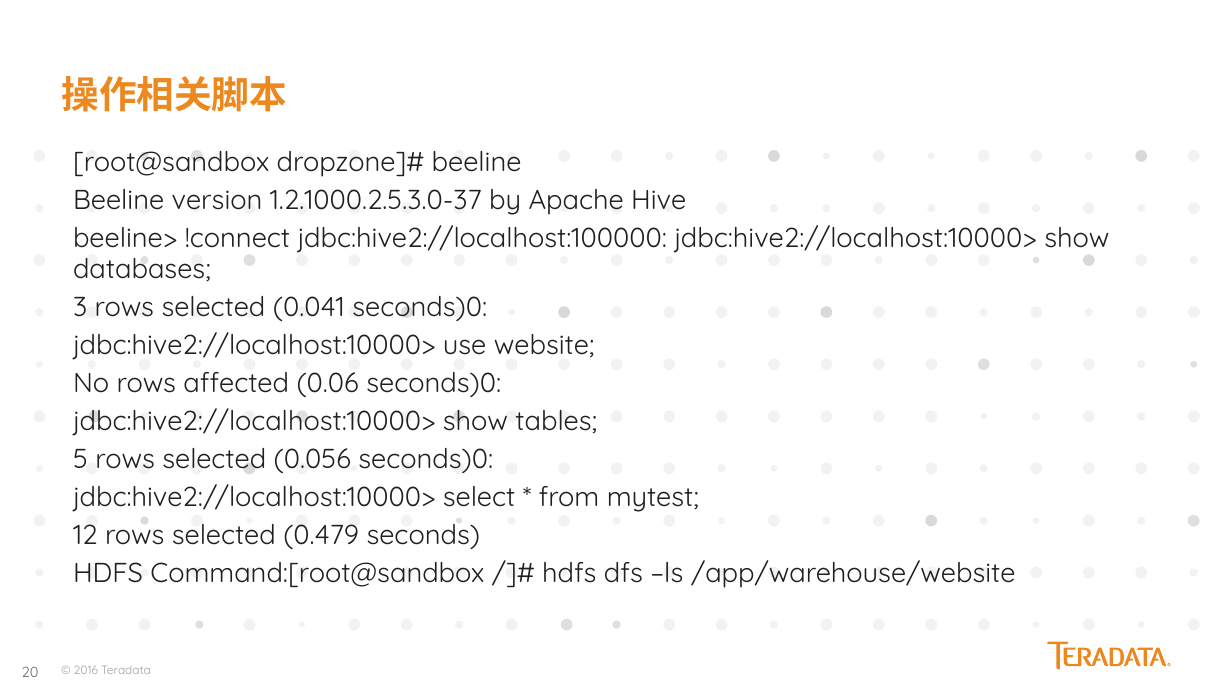
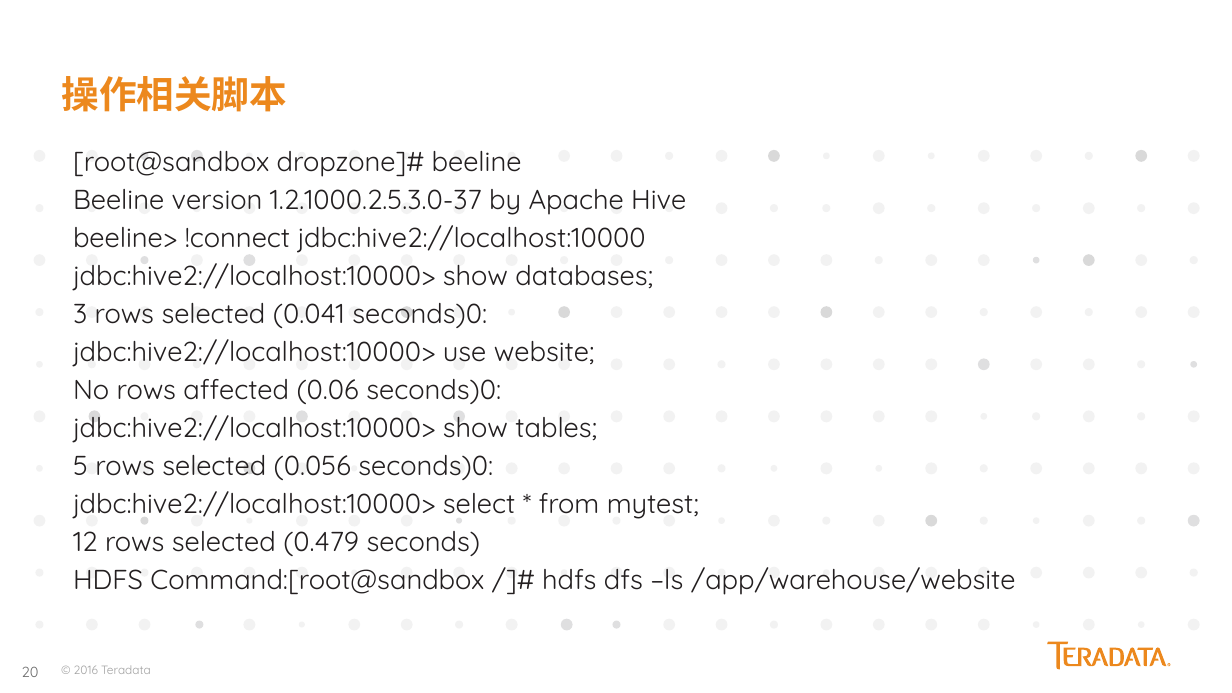
Before and after one commit to yaoran2000/MyTeradata, a slide deck: slide 20 of slides/Kylo配置与使用.pptx. Drawn at 1232x693 pixels with LibreOffice and Linux fonts; fonts in the diff are those of the drawing. Boxes give left, top, right and bottom in pixels: in the first picture for what was removed or moved away, otherwise in the second. Text is boxed around its words. In the diff, an @@ line names an element or a change of style, - is before the commit and + after.

```diff
--- a/slides/Kylo配置与使用.pptx
+++ b/slides/Kylo配置与使用.pptx
@@ text at (x1=73, y1=225, x2=653, y2=291): text changed @@
-beeline> !connect jdbc:hive2://localhost:100000: jdbc:hive2://localhost:10000> show databases;
+beeline> !connect jdbc:hive2://localhost:10000
+jdbc:hive2://localhost:10000> show databases;
```
Also in this commit, not shown: 3 other slides changed, 9 other files.
